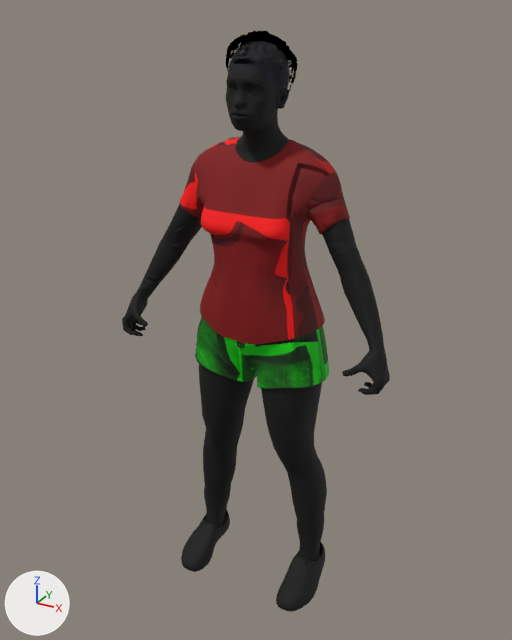
Renders of the glTF model assets/models/crowd_e.glb from each side of a commit.
Rendered twice from a camera (50 mm lens) standing at (0.914, -1.727, 1.741) and looking at (-0.015, -0.038, 0.896). Arrows for +X, +Y and +Z are at lower left; the lights stay in place. The first picture is the older version. Where no turn or scale is listed for an object, it has been applied to the vertices. Vertices at exactly the same position are counted once.

Names of what the first picture shows: 'Body'.
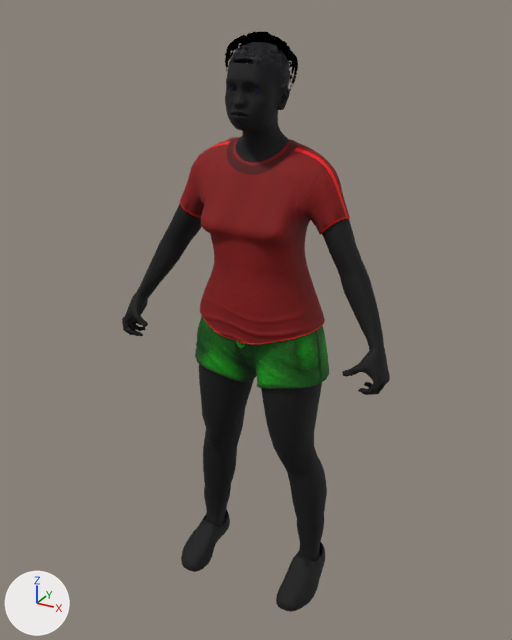
Pixel boxes (x1, y1, x2, y2) of what changed, in the pictures (512 x 640 px; the box of a moved part takes in the faces that stretch with it):
'Body', reshaped
    before: (122, 41, 390, 612)
    after: (122, 42, 390, 612)
part 1 of me_body, moved or reshaped
    before: (226, 61, 289, 156)
    after: (225, 60, 335, 222)
part 2 of me_body, moved or reshaped
    before: (243, 277, 323, 381)
    after: (246, 277, 317, 388)
part 3 of me_body, surface changed
    both: (178, 42, 350, 391)
part 4 of me_body, recoloured
    both: (195, 60, 329, 389)

The change, as a diff of the scene's bpy script:
```diff
--- a/assets/models/crowd_e.glb.py
+++ b/assets/models/crowd_e.glb.py
@@ me_body @@
 # used by ob_body; location = (0.0, 0.0, 0.0)
-me_body.from_pydata(...)  # 6647 vertices, 12735 faces; spans x -0.43..0.43, y -0.21..0.1, z 0.0..1.67
+me_body.from_pydata(...)  # 6646 vertices, 12733 faces; spans x -0.43..0.43, y -0.21..0.1, z 0.0..1.66
+# me_body part 1: 157 vertices moved within x -0.08..0.08, y -0.17..0.0, z 1.42..1.59; 251 vertices removed from x -0.07..0.07, y -0.17..0.02, z 1.4..1.61; 251 vertices added at x -0.08..0.22, y -0.16..0.02, z 1.26..1.6
+# me_body part 2: 8 vertices removed from x -0.02..0.21, y -0.15..-0.03, z 0.7..1.05; 7 vertices added at x -0.01..0.2, y -0.12..-0.05, z 0.7..1.04
+# me_body part 3: 10185 kept faces spanning x -0.43..0.43, y -0.21..0.1, z 0.0..1.66 get new texture (UV) coordinates
+# me_body part 4: 2283 kept faces spanning x -0.21..0.21, y -0.16..0.1, z 0.7..1.63 get new vertex colours; the middle colour goes from green #00ff00 to green #00ed00
 me_body.materials.append(mat_crowd_e_body)
```
